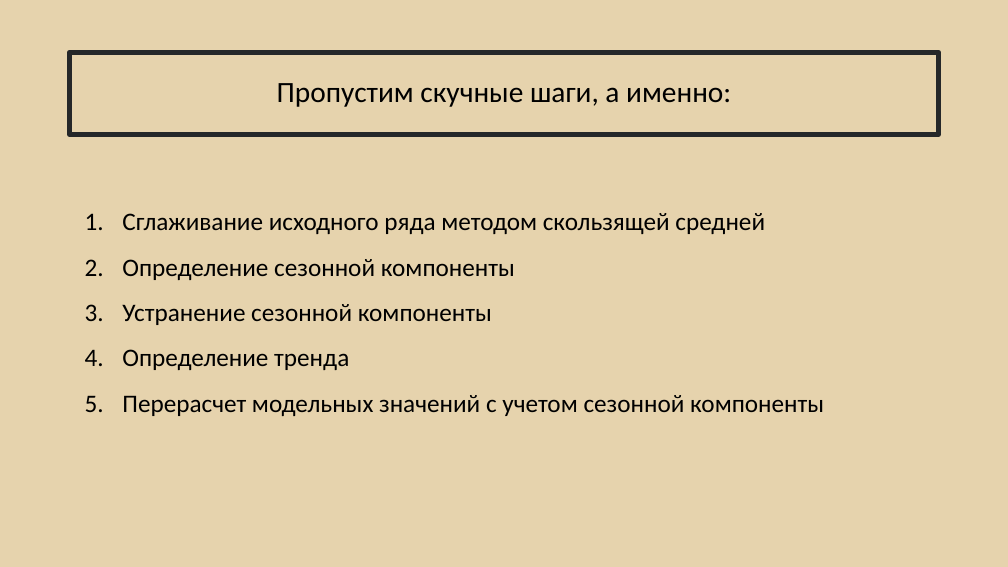
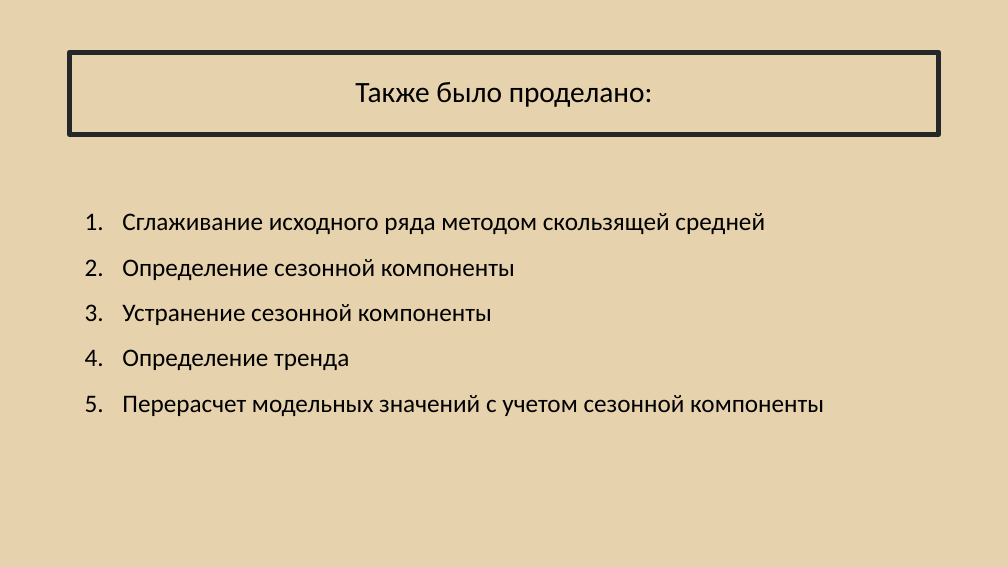
Before and after one commit to AltairkaGit/MilkStats, a slide deck: slide 39 of Курсовая_работа_Кривцов_К_Е_БИВТ_21_5.pptx (slide 28 before the commit). Drawn at 1008x567 pixels with LibreOffice and Linux fonts; fonts in the diff are those of the drawing. Boxes give left, top, right and bottom in pixels: in the first picture for what was removed or moved away, otherwise in the second. Text is boxed around its words. In the diff, an @@ line names an element or a change of style, - is before the commit and + after.

```diff
--- a/Курсовая_работа_Кривцов_К_Е_БИВТ_21_5.pptx
+++ b/Курсовая_работа_Кривцов_К_Е_БИВТ_21_5.pptx
@@ text in rectangle at box(355, 82, 653, 107): text changed @@
-Пропустим скучные шаги, а именно:
+Также было проделано:
```
Also in this commit, not shown: 1 other slide changed, 15 slides added, 12 other files.
